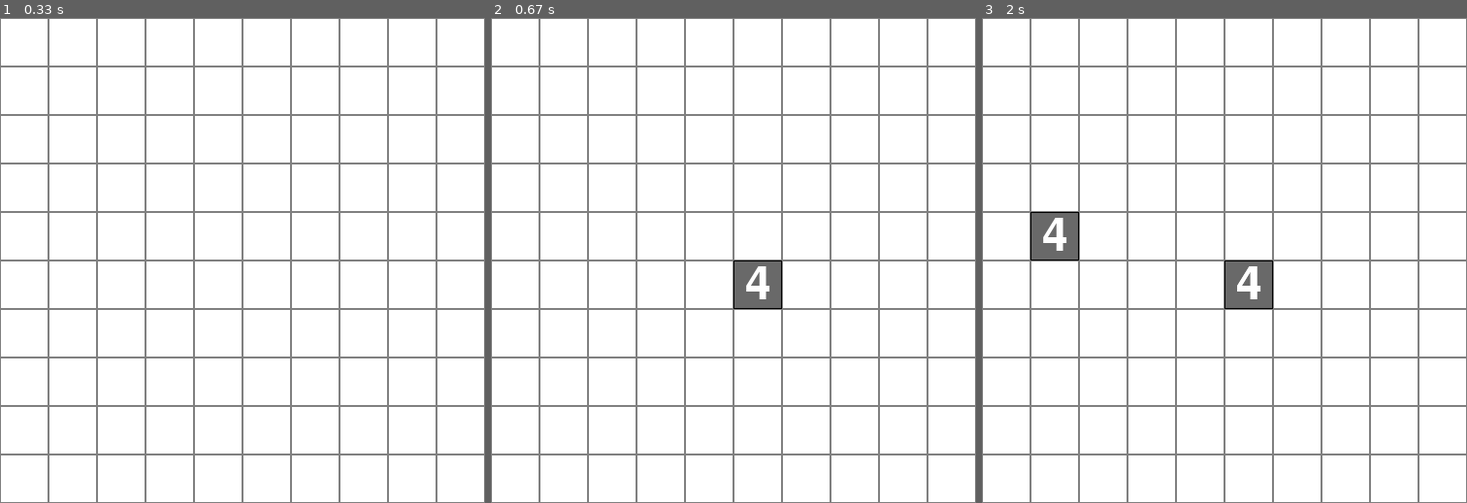
Above: before the commit, frames 1-3 (left to right).
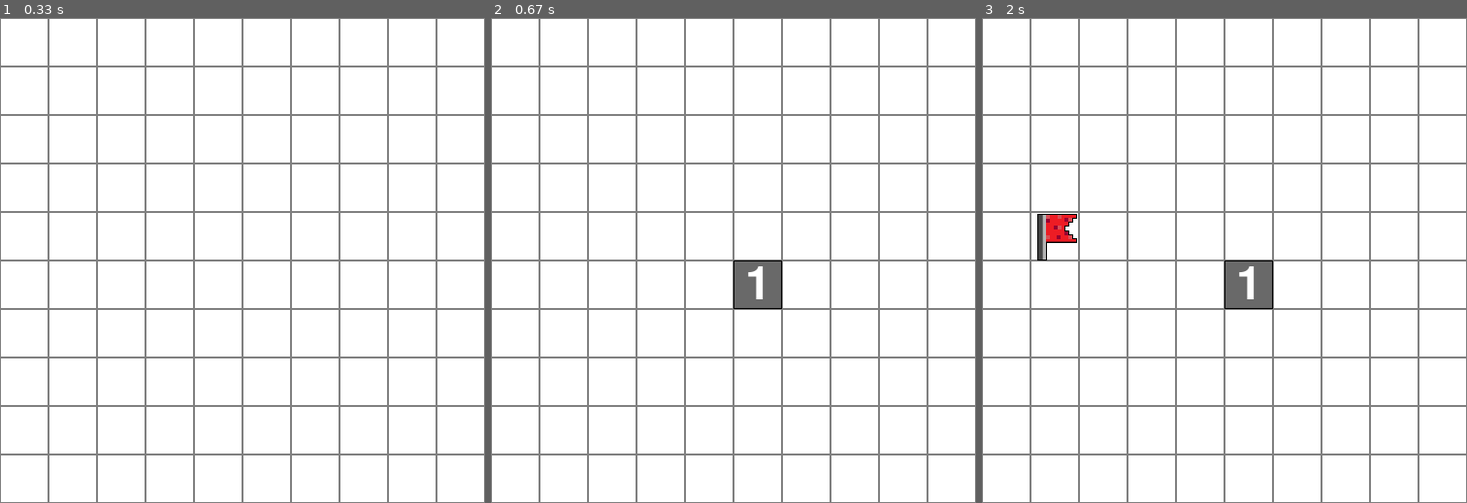
Above: after the commit, the same moments.

Repository: norbik2004/pygame_saper
Game: pygame game, started from main.py
Two runs of this game, one before a commit and one after it. Both use one fixed random seed, a clock stepped at 60 frames per second and the inputs below.
Inputs (mouse positions are in pixels of both pictures, inside the frame that each line leads up to):
- Up to frame 1 (0.33 s): no input
- Up to frame 2 (0.67 s): click (733, 260) at 0.38 s
- Up to frame 3 (2 s): right-click (1049, 245) at 1.72 s

Frame 1 is identical in both runs. In frame 2, 0.2% of the frame differs, in the area x 52-58%, y 51-58%; in frame 3, 1.1%, in the area x 10-58%, y 40-58%.

Commit message:
need to add win conditions

Diff:
--- a/main.py
+++ b/main.py
@@ -11,18 +11,25 @@
 
 pygame.display.set_caption("Saper")
 MINE_IMG = pygame.image.load("mine.png")
+FLAG_IMG = pygame.image.load("flag.png")
 X, Y = 0, 0
 
 
 def main():
     win.fill((255, 255, 255))
     draw_board()
+    get_those_numbers(MINES)
 
 
 def get_mouse_position():
     mouse_x, mouse_y = pygame.mouse.get_pos()
     mouse_x, mouse_y = mouse_x // UNIT_SIZE, mouse_y // UNIT_SIZE
     return mouse_x, mouse_y
+
+
+def draw_flag():
+    x, y = get_mouse_position()
+    win.blit(FLAG_IMG, (x * UNIT_SIZE, y * UNIT_SIZE))
 
 
 def draw_board():
@@ -33,11 +40,12 @@
 
 def generate_mines():
     all_coordinates = [(x, y) for x in range(11) for y in range(11)]
-    mine_list = random.sample(all_coordinates, 55)
+    mine_list = random.sample(all_coordinates, 25)
     return mine_list
 
 
 def get_those_numbers(mines):
+    score_tab = []
     score = 0
     for x in range(WIDTH // UNIT_SIZE):
         for y in range(WIDTH // UNIT_SIZE):
@@ -49,21 +57,30 @@
                     if (x + dx, y + dy) in mines:
                         score += 1
             if (x, y) not in mines:
-                text_surface = font.render(str(score), True, (255, 255, 255))
-                win.blit(text_surface, (x * UNIT_SIZE + UNIT_SIZE // 2 - text_surface.get_width() // 2, y * UNIT_SIZE + UNIT_SIZE // 2 - text_surface.get_height() // 2))
+                score_tab.append((x, y, score))
             score = 0
+    return score_tab
 
 
-def check_if_clicked_mine(mines):
+def check_if_clicked_mine(mines, score_tab):
     x, y = get_mouse_position()
     pygame.draw.rect(win, (105, 105, 105), (x * UNIT_SIZE, y * UNIT_SIZE, UNIT_SIZE, UNIT_SIZE))
     pygame.draw.rect(win, (0, 0, 0), (x * UNIT_SIZE, y * UNIT_SIZE, UNIT_SIZE, UNIT_SIZE), 1)
+    for score in score_tab:
+        if score[0] == x and score[1] == y:
+            if score[2] != 0:
+                text_surface = font.render(str(score[2]), True, (255, 255, 255))
+                win.blit(text_surface, (x * UNIT_SIZE + UNIT_SIZE // 2 - text_surface.get_width() // 2, y * UNIT_SIZE + UNIT_SIZE // 2 - text_surface.get_height() // 2))
     for i in range(len(mines)):
         if mines[i][0] == x and mines[i][1] == y:
+            print("YOU LOST!")
             win.blit(MINE_IMG, (x * UNIT_SIZE, y * UNIT_SIZE))
+            return False
+    return True
 
 
 MINES = generate_mines()
+SCORE_TAB = get_those_numbers(MINES)
 main()
 
 
@@ -72,8 +89,10 @@
         if event.type == pygame.QUIT:
             RUNNING = False
         if event.type == pygame.MOUSEBUTTONDOWN:
-            check_if_clicked_mine(MINES)
-            get_those_numbers(MINES)
+            if event.button == 1:
+                RUNNING = check_if_clicked_mine(MINES, SCORE_TAB)
+            if event.button == 3:
+                draw_flag()
     pygame.display.flip()
 
 
